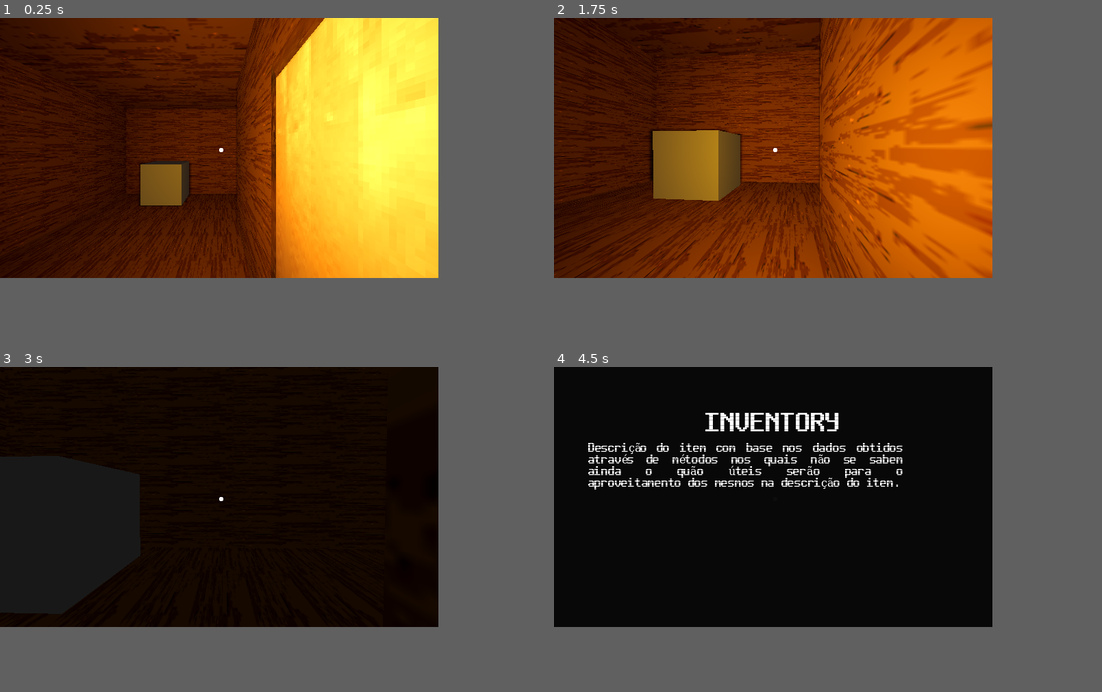
Above: before the commit, frames 1-4 (two rows, left to right).
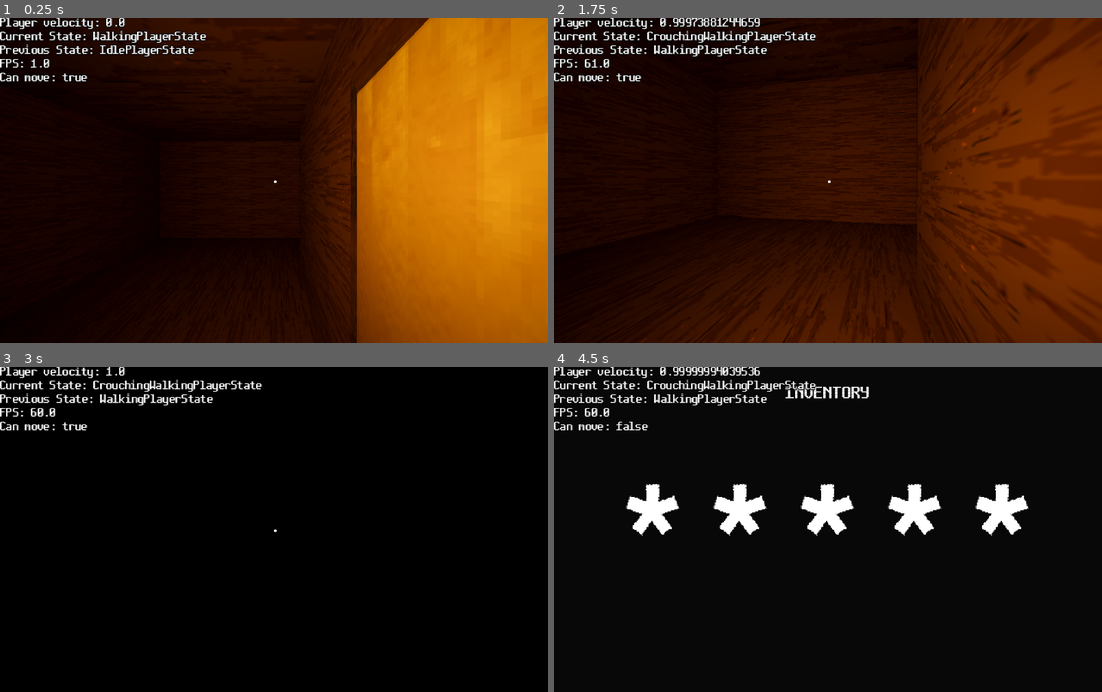
Above: after the commit, the same moments.

Repository: josecarlosn/lowpoly
Game: Godot game, scene res://Scenes/home_sweet_home/home_sweet_home.tscn
The game is run twice, just before and just after one commit, with the same random seed, the same clock (stepped at 60 frames per second) and the same inputs.
Inputs (mouse positions are in pixels of both pictures, inside the frame that each line leads up to):
- Up to frame 1 (0.25 s): no input
- Up to frame 2 (1.75 s): tap Enter (ui_accept) at 0.5 s; move the mouse to (795, 148) at 0.52 s; hold W (ui_up) from 0.53 s (still down); tap F (lamp) at 0.6, 1.55 s; click (795, 148) at 0.67 s; tap Space (jump) at 0.77, 1.52 s; move the mouse to (751, 148) at 1.27 s; tap Ctrl (crouch) at 1.35 s
- Up to frame 3 (3 s): keep holding W (ui_up); move the mouse to (230, 493) at 2.02 s; tap F (lamp) at 2.1 s; move the mouse to (213, 500) at 2.77 s; click (213, 500) at 2.85 s
- Up to frame 4 (4.5 s): tap Space (jump) at 3.02, 3.77 s; tap F (lamp) at 3.05, 3.8 s; move the mouse to (806, 500) at 3.52 s; right-click (806, 500) at 3.6 s; tap Tab (inventory) at 4.15 s; release W (ui_up) at 4.25 s; click (630, 480) at 4.27 s
In our replay, the window is 640x380 before the commit and 800x475 after it. These sizes can differ from the game's own. Grey fills any space a smaller window leaves; there, only what the larger window draws over its background counts as a difference.

The runs differ from the first frame. In frame 1, 86% of the frame differs, in the area x 0-100%, y 0-100%; in frame 2, 77%; in frame 3, 1.9%; in frame 4, 9.1%.

Commit message:
feat: Initial inventory System

Diff:
--- a/Entities/Player/Inventory/inventory_controller.gd
+++ b/Entities/Player/Inventory/inventory_controller.gd
@@ -1,11 +1,52 @@
-extends Node
+extends Control
+class_name InventoryController
 
 @onready var player = Global.player
-@onready var inventory_canvas_layer: CanvasLayer = $InventoryCanvasLayer
-@onready var player_input: PlayerInput = $"../PlayerInput"
+@onready var inventory_canvas_layer: CanvasLayer = $".."
+@onready var inventory_grid: GridContainer = %GridContainer
+
+var inventory_slot_prefab: PackedScene = load("res://Entities/Player/Inventory/slot.tscn")
+var item_slots_count: int = 5
+
+# Aqui vão ficar guardadas as referências dos slots na memória
+var inventory_slots: Array[InventorySlot] = []
+var inventory_full: bool = false
+
+func _ready() -> void:
+	for item in item_slots_count:
+		var slot = inventory_slot_prefab.instantiate() as InventorySlot
+		inventory_grid.add_child(slot)
+		# CORREÇÃO 1: Adiciona o slot instanciado na Array para podermos acessá-lo depois
+		inventory_slots.append(slot)
 
 func _process(delta: float) -> void:
+	if not player:
+		player = Global.player
+		return
 	handle_inventory_visibility()
 
 func handle_inventory_visibility():
-	inventory_canvas_layer.visible = player_input.in_inventory
+	inventory_canvas_layer.visible = player.player_input.in_inventory
+
+func _is_inventory_full() -> bool:
+	for slot in inventory_slots:
+		# Verifica se o slot está marcado como não preenchido
+		if not slot.slot_filled:
+			return false
+	return true
+
+func pickup_item(item_data: ItemData) -> void:
+	# Se o inventário já estiver cheio, nem tenta adicionar
+	if inventory_full:
+		print("Inventário cheio! Não é possível coletar: ", item_data)
+		return
+
+	for slot in inventory_slots:
+		if not slot.slot_filled:
+			slot.fill_slot(item_data)
+			inventory_full = _is_inventory_full()
+			print("Item adicionado ao slot: ", item_data)
+			return # CORREÇÃO 2: Interrompe a função aqui para colocar em apenas UM slot!
+
+	# Se saiu do loop e não achou slot livre (segurança extra)
+	inventory_full = true
--- a/Entities/Player/Inventory/inventory_controller.tscn
+++ b/Entities/Player/Inventory/inventory_controller.tscn
@@ -8,16 +8,9 @@
 [sub_resource type="LabelSettings" id="LabelSettings_gpkcq"]
 font_size = 36
 
-[sub_resource type="LabelSettings" id="LabelSettings_juqp6"]
-font_size = 24
-outline_size = 1
-outline_color = Color(10.300002, 10.300002, 10.300002, 1)
-
 [node name="InventoryController" type="Node" unique_id=889977702]
-script = ExtResource("1_juqp6")
 
 [node name="InventoryCanvasLayer" type="CanvasLayer" parent="." unique_id=1505330638]
-visible = false
 
 [node name="PlayerInventoryUI" type="Control" parent="InventoryCanvasLayer" unique_id=2140140693]
 layout_mode = 3
@@ -26,6 +19,7 @@
 anchor_bottom = 1.0
 grow_horizontal = 2
 grow_vertical = 2
+script = ExtResource("1_juqp6")
 
 [node name="Panel" type="Panel" parent="InventoryCanvasLayer/PlayerInventoryUI" unique_id=360962781]
 texture_filter = 1
@@ -44,36 +38,29 @@
 anchor_right = 0.5
 offset_left = -244.0
 offset_right = 244.0
-offset_bottom = 169.0
+offset_bottom = 127.0
 grow_horizontal = 2
 text = "INVENTORY"
 label_settings = SubResource("LabelSettings_gpkcq")
 horizontal_alignment = 1
 vertical_alignment = 1
 
-[node name="Label" type="Label" parent="InventoryCanvasLayer/PlayerInventoryUI/Panel" unique_id=1076856970]
-layout_mode = 0
-offset_left = 107.0
-offset_top = 368.0
-offset_right = 421.0
-offset_bottom = 450.0
-text = "Título do item"
-label_settings = SubResource("LabelSettings_juqp6")
-horizontal_alignment = 1
-vertical_alignment = 1
+[node name="MarginContainer" type="MarginContainer" parent="InventoryCanvasLayer/PlayerInventoryUI/Panel" unique_id=1469894456]
+layout_mode = 1
+anchors_preset = 8
+anchor_left = 0.5
+anchor_top = 0.5
+anchor_right = 0.5
+anchor_bottom = 0.5
+offset_left = -400.0
+offset_top = -150.0
+offset_right = 400.0
+offset_bottom = 150.0
+grow_horizontal = 2
+grow_vertical = 2
 
-[node name="MarginContainer" type="MarginContainer" parent="InventoryCanvasLayer/PlayerInventoryUI/Panel" unique_id=1776908797]
-layout_mode = 1
-anchors_preset = 2
-anchor_top = 1.0
-anchor_bottom = 1.0
-offset_top = -269.0
-offset_right = 510.0
-grow_vertical = 0
-theme_override_constants/margin_left = 50
-
-[node name="RichTextLabel" type="RichTextLabel" parent="InventoryCanvasLayer/PlayerInventoryUI/Panel/MarginContainer" unique_id=2038116552]
+[node name="GridContainer" type="GridContainer" parent="InventoryCanvasLayer/PlayerInventoryUI/Panel/MarginContainer" unique_id=281649815]
+unique_name_in_owner = true
 layout_mode = 2
-theme_override_colors/default_color = Color(18.892157, 18.892157, 18.892157, 1)
-text = "Descrição do item com base nos dados obtidos através de métodos nos quais não se sabem ainda o quão úteis serão para o aproveitamento dos mesmos na descrição do item."
-horizontal_alignment = 3
+size_flags_horizontal = 4
+columns = 5
--- /dev/null
+++ b/Entities/Player/Inventory/inventory_slot.gd
@@ -0,0 +1,20 @@
+extends Control
+class_name InventorySlot
+
+@onready var icon: TextureRect = %TextureRect
+var empty_icon: Texture = preload("uid://ckirht210g37o")
+var slot_filled: bool = false
+var slot_data: ItemData
+func _ready() -> void:
+	icon.texture = empty_icon
+	pass
+
+func fill_slot(item_data: ItemData) -> void:
+	slot_data = item_data
+	if slot_data != null:
+		slot_filled = true
+		icon.texture = item_data.item_icon
+	else:
+		print("nulo")
+		slot_filled = false
+		icon.texture = empty_icon
--- a/Entities/Player/Inventory/item_data.gd
+++ b/Entities/Player/Inventory/item_data.gd
@@ -3,5 +3,6 @@
 
 @export var name: String
 @export var description: String
+@export var item_icon: Texture
 @export var action_data: ActionData
 var item_model: PackedScene
--- /dev/null
+++ b/Entities/Player/Inventory/slot.tscn
@@ -0,0 +1,112 @@
+[gd_scene format=3 uid="uid://s2x0bdhdmw3r"]
+
+[ext_resource type="Script" uid="uid://b1rsrmmq6ic6x" path="res://Entities/Player/Inventory/inventory_slot.gd" id="1_vrwlw"]
+
+[sub_resource type="StyleBoxFlat" id="StyleBoxFlat_opphj"]
+content_margin_left = 4.0
+content_margin_top = 4.0
+content_margin_right = 4.0
+content_margin_bottom = 4.0
+bg_color = Color(0.1, 0.1, 0.1, 0.6)
+corner_radius_top_left = 3
+corner_radius_top_right = 3
+corner_radius_bottom_right = 3
+corner_radius_bottom_left = 3
+corner_detail = 5
+
+[sub_resource type="StyleBoxFlat" id="StyleBoxFlat_vrwlw"]
+content_margin_left = 4.0
+content_margin_top = 4.0
+content_margin_right = 4.0
+content_margin_bottom = 4.0
+bg_color = Color(0, 0, 0, 0.6)
+corner_radius_top_left = 3
+corner_radius_top_right = 3
+corner_radius_bottom_right = 3
+corner_radius_bottom_left = 3
+corner_detail = 5
+
+[sub_resource type="StyleBoxFlat" id="StyleBoxFlat_qs437"]
+content_margin_left = 4.0
+content_margin_top = 4.0
+content_margin_right = 4.0
+content_margin_bottom = 4.0
+bg_color = Color(0.1764706, 0.1764706, 0.1764706, 0.79607844)
+corner_radius_top_left = 3
+corner_radius_top_right = 3
+corner_radius_bottom_right = 3
+corner_radius_bottom_left = 3
+corner_detail = 5
+
+[sub_resource type="Animation" id="Animation_vrwlw"]
+length = 3.0
+tracks/0/type = "value"
+tracks/0/imported = false
+tracks/0/enabled = true
+tracks/0/path = NodePath(".:position")
+tracks/0/interp = 1
+tracks/0/loop_wrap = true
+tracks/0/keys = {
+"times": PackedFloat32Array(0),
+"transitions": PackedFloat32Array(1),
+"update": 0,
+"values": [Vector2(25, 25)]
+}
+
+[sub_resource type="Animation" id="Animation_qs437"]
+resource_name = "floating"
+length = 3.0
+loop_mode = 1
+tracks/0/type = "value"
+tracks/0/imported = false
+tracks/0/enabled = true
+tracks/0/path = NodePath(".:position")
+tracks/0/interp = 1
+tracks/0/loop_wrap = true
+tracks/0/keys = {
+"times": PackedFloat32Array(0, 1.5, 3),
+"transitions": PackedFloat32Array(1, 1.5157175, 1),
+"update": 0,
+"values": [Vector2(25, 25), Vector2(25, 35), Vector2(25, 25)]
+}
+
+[sub_resource type="AnimationLibrary" id="AnimationLibrary_wtcy6"]
+_data = {
+&"RESET": SubResource("Animation_vrwlw"),
+&"floating": SubResource("Animation_qs437")
+}
+
+[node name="InventorySlot" type="Button" unique_id=1824043512]
+custom_minimum_size = Vector2(200, 200)
+offset_right = 250.0
+offset_bottom = 250.0
+focus_mode = 0
+accessibility_name = "InventorySlot"
+theme_override_styles/normal = SubResource("StyleBoxFlat_opphj")
+theme_override_styles/pressed = SubResource("StyleBoxFlat_vrwlw")
+theme_override_styles/hover = SubResource("StyleBoxFlat_qs437")
+flat = true
+script = ExtResource("1_vrwlw")
+
+[node name="TextureRect" type="TextureRect" parent="." unique_id=357796853]
+unique_name_in_owner = true
+texture_filter = 1
+custom_minimum_size = Vector2(150, 150)
+layout_mode = 1
+anchors_preset = 8
+anchor_left = 0.5
+anchor_top = 0.5
+anchor_right = 0.5
+anchor_bottom = 0.5
+offset_left = -100.0
+offset_top = -100.0
+offset_right = 50.0
+offset_bottom = 50.0
+grow_horizontal = 2
+grow_vertical = 2
+expand_mode = 1
+
+[node name="AnimationPlayer" type="AnimationPlayer" parent="." unique_id=857470016]
+root_node = NodePath("../TextureRect")
+libraries/ = SubResource("AnimationLibrary_wtcy6")
+autoplay = &"floating"
--- a/Entities/Player/character_body_3d.gd
+++ b/Entities/Player/character_body_3d.gd
@@ -27,7 +27,7 @@
 @onready var detected = null
 @onready var state_machine: StateMachine = $StateMachine
 @onready var hand: Marker3D = %playerHand
-
+@onready var inventory_target: Node3D = %InventoryTarget
 @onready var wood_step: AudioStreamPlayer3D = $PlayerSounds/WoodStep
 @onready var floor_type_ray: RayCast3D = $FloorTypeRay
 
@@ -111,7 +111,6 @@
 
 func play_step_sounds():
 	if floor_type_ray.is_colliding():
-		print("Chão")
 		var floor = floor_type_ray.get_collider()
 
 		if floor.is_in_group("wood_floor"):
--- /dev/null
+++ b/Entities/Player/interaction/InteractableScripts/collectable_interaction_component.gd
@@ -0,0 +1,61 @@
+extends Node
+class_name CollectableInteraction
+
+@export_category("Settings")
+@export var collectable_ref: Node3D
+@export var item_data: ItemData
+@export var can_collect: bool = true
+
+@export_category("Label Settings")
+var interact_label: String
+@export var hover_label: String
+
+var can_interact: bool = true
+var is_interacting: bool = false
+var is_collecting: bool = false
+var collect_speed: float = 7.5
+#---SIGNALS---
+signal item_collected(item_data: Node)
+func _ready() -> void:
+	pass
+
+func _physics_process(delta: float) -> void:
+	pass
+	#if not is_collecting:
+		#return
+#
+	#var target := Global.player.inventory_target.global_position
+#
+	## Mantém a altura atual do item
+	#target.y = collectable_ref.global_position.y
+	#collectable_ref.global_position = collectable_ref.global_position.move_toward(
+		#target,
+		#collect_speed * delta
+	#)
+#
+	## VERIFICAÇÃO: O item chegou ao destino?
+	#if collectable_ref.global_position.is_equal_approx(target):
+		## 1. (Opcional) Diga ao inventário para somar o item aqui, se já não tiver feito antes.
+		## Global.player.add_to_inventory(item_dados)
+		#
+		## 2. Deleta o item do jogo
+		#collectable_ref.queue_free()
+
+func pre_interact() -> void:
+	is_interacting = true
+func interact() -> void:
+	if not can_interact:
+		return
+
+	_try_interact()
+func post_interact() -> void:
+	is_interacting = false
+
+func _try_interact() -> void:
+	if can_collect:
+
+		emit_signal("item_collected", collectable_ref) # Quando tentamos interagir, ele emite o sinal passando o objeto coletado.
+		can_interact = false
+		is_collecting = true
+	else:
+		print("Cannot collect")
--- a/Entities/Player/interaction/InteractableScripts/door_interaction_component.gd
+++ b/Entities/Player/interaction/InteractableScripts/door_interaction_component.gd
@@ -32,6 +32,7 @@
 var can_interact: bool = true
 var is_interacting: bool = false
 var player_hand: Marker3D
+
 
 func _ready() -> void:
 	var rigid_body_door: RigidBody3D = door_ref as RigidBody3D
--- a/Entities/Player/interaction/InteractionController/interaction_controller.gd
+++ b/Entities/Player/interaction/InteractionController/interaction_controller.gd
@@ -5,17 +5,22 @@
 @onready var interact_ray: RayCast3D = %interactRay
 @onready var player = Global.player
 @onready var label: Label = %Label
+@onready var inventory_controller: Node = %InventoryController/InventoryCanvasLayer/PlayerInventoryUI
 
 var current_object: Object
 var interact_component: Node
 
+signal invent_on_item_collected(item_data: ItemData) # Adicione o item no inventario
+func _ready() -> void:
+	invent_on_item_collected.connect(inventory_controller.pickup_item)
+
 func _physics_process(delta: float) -> void:
+
 	if not player:
 		player = Global.player
 		return
 
 	var potential_object: Object = interact_ray.get_collider()
-
 	if current_object:
 		if not is_instance_valid(current_object):
 			_clear_interaction()
@@ -39,6 +44,8 @@
 		if potential_object and potential_object is Node:
 			interact_component = potential_object.get_node_or_null("InteractionComponent")
 			if interact_component:
+				if not interact_component.is_connected("item_collected", Callable(self, "_on_item_collected")):
+					interact_component.connect("item_collected", Callable(self, "_on_item_collected"))
 				_focus()
 				if interact_component.can_interact and player.player_input.is_interacting:
 					current_object = potential_object
@@ -60,5 +67,18 @@
 		label.visible = true
 func _unfocus() -> void:
 	if label:
+		label.visible = false
+func _on_item_collected(item: Node) -> void:
+	var ic = item.get_node_or_null("InteractionComponent")
+	print("Aqui: ",ic)
 
-		label.visible = false
+	_add_item_to_inventory(ic.item_data)
+
+	#await som_de_coleta.finished
+	item.queue_free()
+func _add_item_to_inventory(item_data: ItemData) -> void:
+	if item_data != null:
+		print("Coletei o ", item_data)
+		invent_on_item_collected.emit(item_data)
+		return
+	print("Itemdata não encontrado")
--- a/Entities/Player/player.tscn
+++ b/Entities/Player/player.tscn
@@ -217,7 +217,7 @@
 
 [node name="Player" type="CharacterBody3D" unique_id=418249368 groups=["player"]]
 collision_layer = 2
-collision_mask = 27
+collision_mask = 19
 floor_block_on_wall = false
 script = ExtResource("1_dqkch")
 CROUCH_ANIMATION_SPEED = 1.5
@@ -232,7 +232,7 @@
 [node name="interactRay" type="RayCast3D" parent="head/Camera3D" unique_id=1915562258]
 unique_name_in_owner = true
 transform = Transform3D(-1, 0, -1.509958e-07, 0, 1, 0, 1.509958e-07, 0, -1, 0, 0, 0)
-target_position = Vector3(0, 0, 1.5)
+target_position = Vector3(0, 0, 2)
 collision_mask = 24
 
 [node name="Crosshair" type="Control" parent="head/Camera3D/interactRay" unique_id=740255568]
@@ -281,7 +281,6 @@
 
 [node name="SpotLight3D" type="SpotLight3D" parent="head/Camera3D" unique_id=996386164]
 light_color = Color(1, 0.7372549, 0, 1)
-light_energy = 2.0
 shadow_enabled = true
 shadow_bias = 1.0
 distance_fade_enabled = true
@@ -293,6 +292,10 @@
 libraries/ = SubResource("AnimationLibrary_0poeq")
 autoplay = &"light_animation"
 
+[node name="InventoryTarget" type="Node3D" parent="head/Camera3D" unique_id=990342070]
+unique_name_in_owner = true
+transform = Transform3D(1, 0, 0, 0, 1, 0, 0, 0, 1, 0, -0.5576072, 0.4098268)
+
 [node name="MeshInstance3D" type="MeshInstance3D" parent="head" unique_id=332987328]
 transform = Transform3D(1, 0, 0, 0, 1, 0, 0, 0, 1, 0, 1.2409587, 0)
 visible = false
@@ -311,7 +314,6 @@
 libraries/ = SubResource("AnimationLibrary_m7jmp")
 
 [node name="Debug" type="CanvasLayer" parent="." unique_id=113745747]
-visible = false
 scale = Vector2(2, 2)
 transform = Transform2D(2, 0, 0, 2, 0, 0)
 
@@ -365,6 +367,7 @@
 transform = Transform3D(1, 0, 0, 0, 1, 0, 0, 0, 1, 0, 0.9, 0)
 
 [node name="InventoryController" parent="." unique_id=889977702 instance=ExtResource("19_0poeq")]
+unique_name_in_owner = true
 
 [node name="InteractionController" parent="." unique_id=1813039684 instance=ExtResource("17_3wlsy")]
 unique_name_in_owner = true
--- a/Entities/Player/player_camera_3d.gd
+++ b/Entities/Player/player_camera_3d.gd
@@ -9,7 +9,7 @@
 @export var camera_smooth_speed := 20.0
 @export var head_smooth_speed := 20.0
 @export_category("Bob Settings")
-@export var bob_freq = 3.0
+@export var bob_freq = 2.5
 @export var bob_amp = 0.05
 @export var bob_on_time = 0.0
 @export var ZOOM_SPEED = 1.75
--- /dev/null
+++ b/Objects/Test/key.tscn
@@ -0,0 +1,49 @@
+[gd_scene format=3 uid="uid://bpm6kk4guoi01"]
+
+[ext_resource type="PackedScene" uid="uid://v5bpdc5qesj" path="res://Entities/Player/interaction/interaction_component.tscn" id="1_8r45a"]
+[ext_resource type="Script" uid="uid://blnb5u2ckvmon" path="res://Entities/Player/interaction/InteractableScripts/collectable_interaction_component.gd" id="2_2bbki"]
+[ext_resource type="Script" uid="uid://dgxufe02u4jc4" path="res://Entities/Player/Inventory/Actions/equipable_action.gd" id="3_udd12"]
+[ext_resource type="Texture2D" uid="uid://5o4ci07vy828" path="res://Objects/lamp.png" id="4_dxj54"]
+[ext_resource type="Script" uid="uid://l425ibqu6anc" path="res://Entities/Player/Inventory/item_data.gd" id="4_je38n"]
+
+[sub_resource type="StandardMaterial3D" id="StandardMaterial3D_8r45a"]
+albedo_color = Color(1.3266667, 1.3266667, 0, 1)
+
+[sub_resource type="CapsuleMesh" id="CapsuleMesh_nupns"]
+material = SubResource("StandardMaterial3D_8r45a")
+radius = 0.01
+height = 0.1
+
+[sub_resource type="CapsuleShape3D" id="CapsuleShape3D_nupns"]
+radius = 0.01
+height = 0.1
+
+[sub_resource type="Resource" id="Resource_udd12"]
+script = ExtResource("3_udd12")
+metadata/_custom_type_script = "uid://dgxufe02u4jc4"
+
+[sub_resource type="Resource" id="Resource_je38n"]
+script = ExtResource("4_je38n")
+name = "Room Key"
+description = "Just a key that open a door, i mean"
+item_icon = ExtResource("4_dxj54")
+action_data = SubResource("Resource_udd12")
+metadata/_custom_type_script = "uid://l425ibqu6anc"
+
+[node name="Key" type="Node3D" unique_id=1694274916]
+
+[node name="KeyRigidBody" type="RigidBody3D" parent="." unique_id=1284994424]
+collision_layer = 8
+
+[node name="MeshInstance3D" type="MeshInstance3D" parent="KeyRigidBody" unique_id=327019452]
+mesh = SubResource("CapsuleMesh_nupns")
+
+[node name="CollisionShape3D" type="CollisionShape3D" parent="KeyRigidBody" unique_id=720759990]
+shape = SubResource("CapsuleShape3D_nupns")
+
+[node name="InteractionComponent" parent="KeyRigidBody" unique_id=881712920 node_paths=PackedStringArray("collectable_ref") instance=ExtResource("1_8r45a")]
+script = ExtResource("2_2bbki")
+collectable_ref = NodePath("..")
+item_data = SubResource("Resource_je38n")
+can_collect = true
+hover_label = "Chave"
--- a/Scenes/home_sweet_home/home.tscn
+++ b/Scenes/home_sweet_home/home.tscn
@@ -320,7 +320,6 @@
 resource_name = "Door"
 cull_mode = 2
 albedo_texture = ExtResource("1_tcxqi")
-roughness = 0.5
 texture_filter = 2
 
 [sub_resource type="ArrayMesh" id="ArrayMesh_7or4u"]
@@ -404,7 +403,7 @@
 [node name="teste" type="Node3D" unique_id=22058486]
 
 [node name="Roof" type="MeshInstance3D" parent="." unique_id=1242881679]
-transform = Transform3D(0, -0.39999998, 0, 0.07, 0, 0, 0, 0, 1.2312044, 0.09830928, 3.1356337, 3.0787773)
+transform = Transform3D(0, -0.39999998, 0, 0.07, 0, 0, 0, 0, 1.2312044, 0.09830928, 2.8736966, 3.0787773)
 material_override = SubResource("StandardMaterial3D_0d0ft")
 mesh = SubResource("ArrayMesh_be0yy")
 skeleton = NodePath("")
@@ -491,6 +490,7 @@
 rotation_edit_mode = 2
 collision_layer = 16
 collision_mask = 6
+mass = 2.0
 contact_monitor = true
 max_contacts_reported = 2
 angular_damp = 10.14
--- a/Scenes/home_sweet_home/home_sweet_home.tscn
+++ b/Scenes/home_sweet_home/home_sweet_home.tscn
@@ -5,7 +5,7 @@
 [ext_resource type="AudioStream" uid="uid://cswd4pwucdbgv" path="res://Scenes/home_sweet_home/geladeira vela.mp3" id="2_udhub"]
 [ext_resource type="Texture2D" uid="uid://f3v7281wbb8q" path="res://Terrains/Textures/wood/wood.png" id="3_dfwkk"]
 [ext_resource type="PackedScene" uid="uid://ccec72m7f0yss" path="res://Scenes/home_sweet_home/home.tscn" id="4_dfwkk"]
-[ext_resource type="PackedScene" uid="uid://v5bpdc5qesj" path="res://Entities/Player/interaction/interaction_component.tscn" id="6_rq7db"]
+[ext_resource type="PackedScene" uid="uid://bpm6kk4guoi01" path="res://Objects/Test/key.tscn" id="6_rq7db"]
 
 [sub_resource type="ShaderMaterial" id="ShaderMaterial_dfwkk"]
 render_priority = 0
@@ -32,11 +32,13 @@
 shader_parameter/uv_offset = Vector2(0, 0)
 
 [sub_resource type="Environment" id="Environment_p4gms"]
+background_energy_multiplier = 0.1
 tonemap_mode = 3
 
-[sub_resource type="BoxShape3D" id="BoxShape3D_p4gms"]
-
-[sub_resource type="BoxMesh" id="BoxMesh_rq7db"]
+[sub_resource type="CameraAttributesPractical" id="CameraAttributesPractical_rq7db"]
+auto_exposure_enabled = true
+auto_exposure_speed = 0.4
+auto_exposure_min_sensitivity = 50.0
 
 [node name="Node3D" type="Node3D" unique_id=1942673489]
 
@@ -211,6 +213,7 @@
 
 [node name="WorldEnvironment" type="WorldEnvironment" parent="." unique_id=1883828825]
 environment = SubResource("Environment_p4gms")
+camera_attributes = SubResource("CameraAttributesPractical_rq7db")
 
 [node name="OmniLight3D2" type="OmniLight3D" parent="." unique_id=1711072597]
 transform = Transform3D(1, 0, 0, 0, 1, 0, 0, 0, 1, -14.7, 2, 2)
@@ -218,21 +221,7 @@
 shadow_normal_bias = 10.0
 
 [node name="teste" parent="." unique_id=22058486 instance=ExtResource("4_dfwkk")]
-transform = Transform3D(1, 0, 0, 0, 1, 0, 0, 0, 1, -13.607447, 9.536743e-07, 1.6618347)
-
-[node name="RigidBody3D2" type="RigidBody3D" parent="." unique_id=1146415783]
-transform = Transform3D(1, 0, 0, 0, 1, 0, 0, 0, 1, -15.681278, 1.1680648, 1.1125809)
-collision_layer = 2048
-collision_mask = 2049
-
-[node name="CollisionShape3D" type="CollisionShape3D" parent="RigidBody3D2" unique_id=1888526968]
-shape = SubResource("BoxShape3D_p4gms")
-
-[node name="MeshInstance3D" type="MeshInstance3D" parent="RigidBody3D2/CollisionShape3D" unique_id=181255229]
-mesh = SubResource("BoxMesh_rq7db")
-skeleton = NodePath("../..")
-
-[node name="InteractionComponent" parent="RigidBody3D2" unique_id=2029070013 node_paths=PackedStringArray("door_ref") instance=ExtResource("6_rq7db")]
-door_ref = NodePath("..")
-hover_label = "just a cube"
-unlocked_label = "solte o botão para soltar o cubo"
+transform = Transform3D(1, 0, 0, 0, 1, 0, 0, 0, 1, -13.545354, -0.12094879, 1.4876156)
+
+[node name="Key" parent="." unique_id=1694274916 instance=ExtResource("6_rq7db")]
+transform = Transform3D(1, 0, 0, 0, 1, 0, 0, 0, 1, -15.868116, 0.4179368, 3.9037185)
--- a/project.godot
+++ b/project.godot
@@ -29,13 +29,15 @@
 
 [display]
 
-window/size/viewport_width=640
-window/size/viewport_height=380
+window/size/viewport_width=1280
+window/size/viewport_height=760
+window/size/mode=3
 window/size/initial_position_type=3
 window/size/resizable=false
 window/size/borderless=true
 window/stretch/mode="viewport"
 window/stretch/aspect="keep_height"
+window/vsync/vsync_mode=0
 
 [editor_plugins]
 
Not shown, added: Entities/Player/Inventory/inventory_slot.gd.uid
Not shown, added: Entities/Player/interaction/InteractableScripts/collectable_interaction_component.gd.uid
Binary file added: UI/InventoryUI/empty.png
Not shown, added: UI/InventoryUI/empty.png.import
